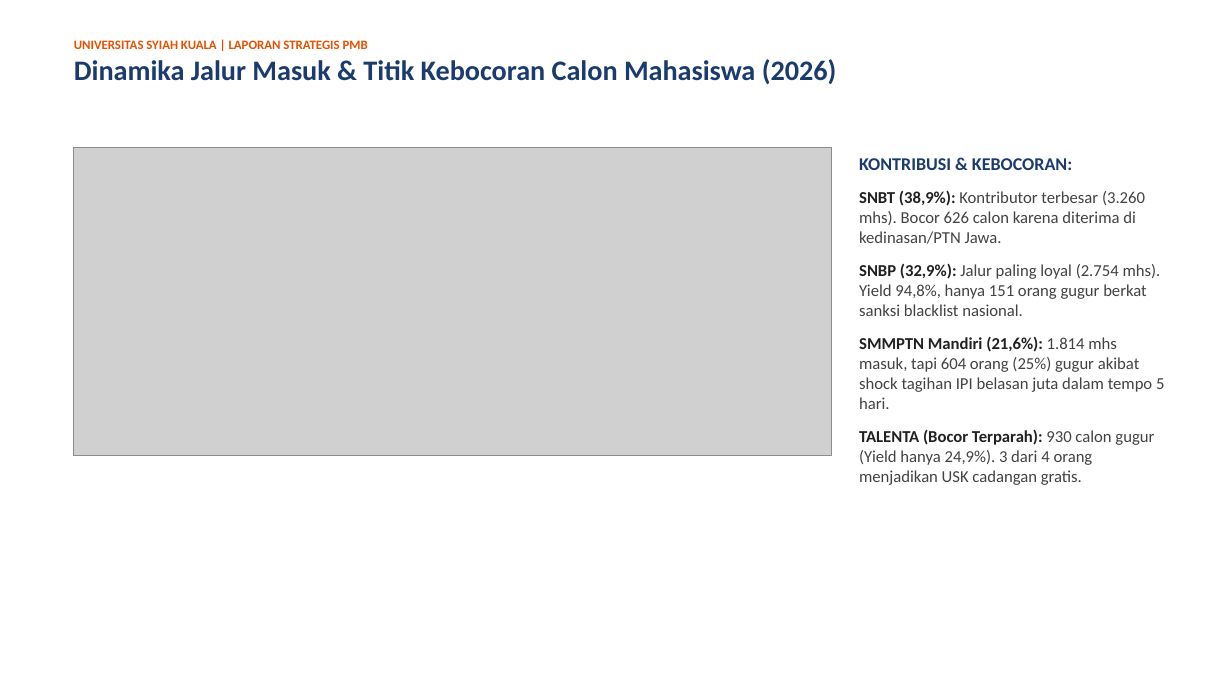
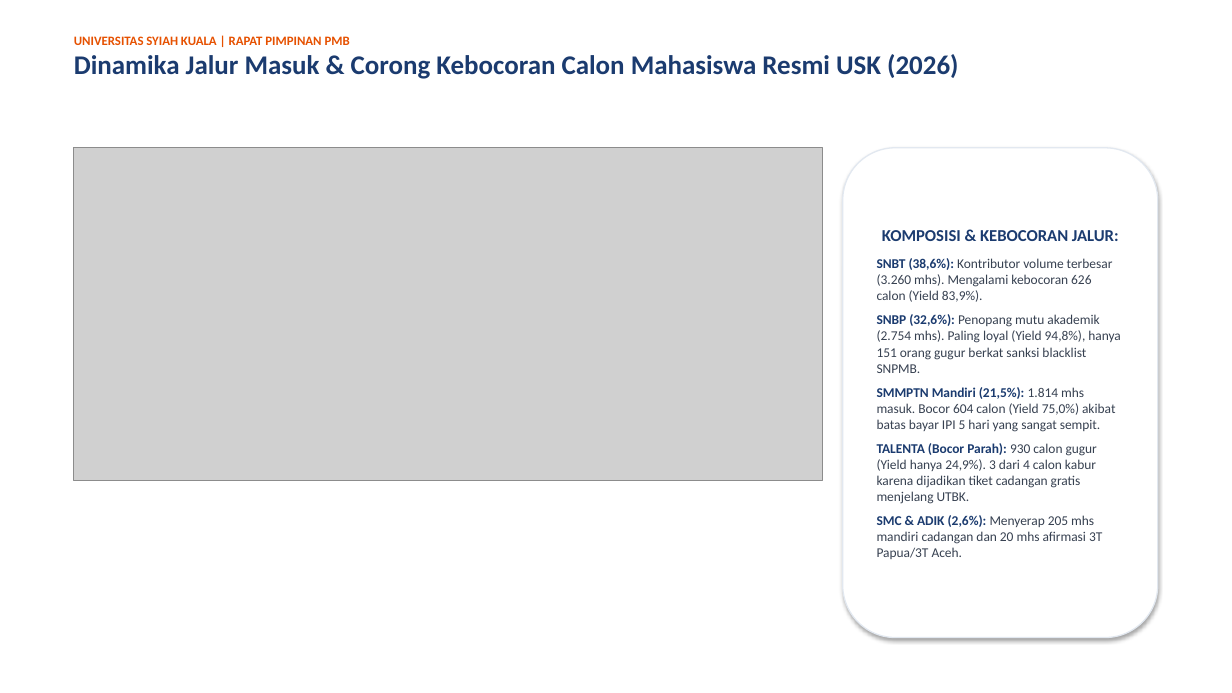
Before and after one commit to AuliaMuzhaffar/projek-magang-usk, a slide deck: slide 8 of analisa_peminatan_dan_daya_tampung/presentasi_analisa_peminatan_dan_daya_tampung.pptx (slide 9 before the commit). Drawn at 1232x693 pixels with LibreOffice and Linux fonts; fonts in the diff are those of the drawing; grey boxes stand for pictures. Boxes give left, top, right and bottom in pixels: in the first picture for what was removed or moved away, otherwise in the second. Text is boxed around its words. In the diff, an @@ line names an element or a change of style, - is before the commit and + after.

```diff
--- a/analisa_peminatan_dan_daya_tampung/presentasi_analisa_peminatan_dan_daya_tampung.pptx
+++ b/analisa_peminatan_dan_daya_tampung/presentasi_analisa_peminatan_dan_daya_tampung.pptx
@@ text at bbox=[74, 36, 958, 79]: text changed; size 22 to 21 pt @@
-UNIVERSITAS SYIAH KUALA | LAPORAN STRATEGIS PMB
-Dinamika Jalur Masuk & Titik Kebocoran Calon Mahasiswa (2026)
+UNIVERSITAS SYIAH KUALA | RAPAT PIMPINAN PMB
+Dinamika Jalur Masuk & Corong Kebocoran Calon Mahasiswa Resmi USK (2026)
@@ picture: place and size @@
-picture at bbox=[74, 148, 832, 456]
+picture at bbox=[74, 148, 823, 481]
@@ rounded rectangle "KOMPOSISI & KEBOCORAN JALUR:": place and size @@
-rounded rectangle "KOMPOSISI & KEBOCORAN JALUR:" at bbox=[859, 158, 1164, 485]
+rounded rectangle "KOMPOSISI & KEBOCORAN JALUR:" at bbox=[843, 148, 1158, 638]
@@ rounded rectangle "KOMPOSISI & KEBOCORAN JALUR:" at bbox=[843, 148, 1158, 638]: vertical alignment top to middle; fill none to #FFFFFF; outline none to #E2E8F0 1 pt; shadow on @@
@@ text in rounded rectangle at bbox=[877, 230, 1121, 559]: text changed; size 13 to 10.5 pt; text colour #424242 to #374151 @@
-KONTRIBUSI & KEBOCORAN:
-SNBT (38,9%): Kontributor terbesar (3.260 mhs). Bocor 626 calon karena diterima di kedinasan/PTN Jawa.
-SNBP (32,9%): Jalur paling loyal (2.754 mhs). Yield 94,8%, hanya 151 orang gugur berkat sanksi blacklist nasional.
-SMMPTN Mandiri (21,6%): 1.814 mhs masuk, tapi 604 orang (25%) gugur akibat shock tagihan IPI belasan juta dalam tempo 5 hari.
-TALENTA (Bocor Terparah): 930 calon gugur (Yield hanya 24,9%). 3 dari 4 orang menjadikan USK cadangan gratis.
+KOMPOSISI & KEBOCORAN JALUR:
+SNBT (38,6%): Kontributor volume terbesar (3.260 mhs). Mengalami kebocoran 626 calon (Yield 83,9%).
+SNBP (32,6%): Penopang mutu akademik (2.754 mhs). Paling loyal (Yield 94,8%), hanya 151 orang gugur berkat sanksi blacklist SNPMB.
+SMMPTN Mandiri (21,5%): 1.814 mhs masuk. Bocor 604 calon (Yield 75,0%) akibat batas bayar IPI 5 hari yang sangat sempit.
+TALENTA (Bocor Parah): 930 calon gugur (Yield hanya 24,9%). 3 dari 4 calon kabur karena dijadikan tiket cadangan gratis menjelang UTBK.
+SMC & ADIK (2,6%): Menyerap 205 mhs mandiri cadangan dan 20 mhs afirmasi 3T Papua/3T Aceh.
```
Also in this commit, not shown: 4 other slides changed, 11 slides added, 10 slides removed, 1 other file.
